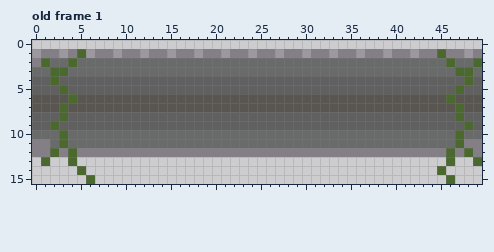
One commit to this pixel-art file: wcale-nie-noita/g4.aseprite. The first picture shows the starting point.
50x16 pixels, 1 frame. Shown: old frame 1. The commit also changed other frames, which this record leaves out.
After:
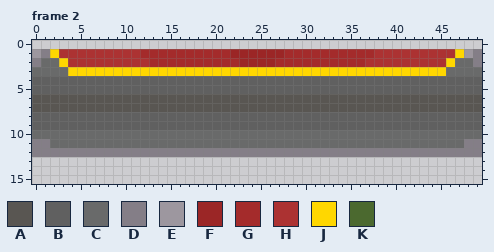
Palette (. is transparent): A #595652  B #606060  C #696a6a  D #847e87  E #9d979f  F #9b2626  G #a42b2b  H #ac3232  J #ffd700  K #4b692f
A new or re-ordered frame is compared with the old frame closest to it.
The edit:
frames 1 -> 4
Frame 2 is new; against old frame 1:
y 1: x 2..47 DEDKEDDEDDEDDEDDEDDEDDEDDEDDEDDEDDEDDEDDEDDKDD -> JHHHHHHHHHGGGGGGGGGGFFFFFFGGGGGGGGGGHHHHHHHHHJ
y 2: x 1 K -> C; x 3..46 CKCCCCCCCCCCCCCCCCCCCCCCCCCCCCCCCCCCCCCCCCCK -> JHHHHHHHHHGGGGGGGGGGFFFFGGGGGGGGGGHHHHHHHHHJ; x 49 K -> D
y 3: x 2..45 KKCCCCCCCCCCCCCCCCCCCCCCCCCCCCCCCCCCCCCCCCCC -> CCJJJJJJJJJJJJJJJJJJJJJJJJJJJJJJJJJJJJJJJJJJ; x 47..48 KK -> CC
y 4: x 2 K -> B; x 48 K -> B
y 5: x 3 K -> B; x 47 K -> B
y 6: x 4 K -> A; x 46 K -> A
y 7: x 3 K -> A; x 47 K -> A
y 8: x 3 K -> B; x 47 K -> B
y 9: x 2 K -> B; x 48 K -> B
y 10..11: x 3 K -> C; x 47 K -> C
y 12: x 2 K -> D; x 4 K -> D; x 46 K -> D; x 48 K -> D
y 13: x 1 K -> .; x 4 K -> .; x 46 K -> .; x 49 K -> .
y 14: x 5 K -> .; x 45 K -> .
y 15: x 6 K -> .; x 46 K -> .
Pixel boxes of the changes (left, top, right, bottom) in both pictures:
changed: (41, 49, 482, 184)
